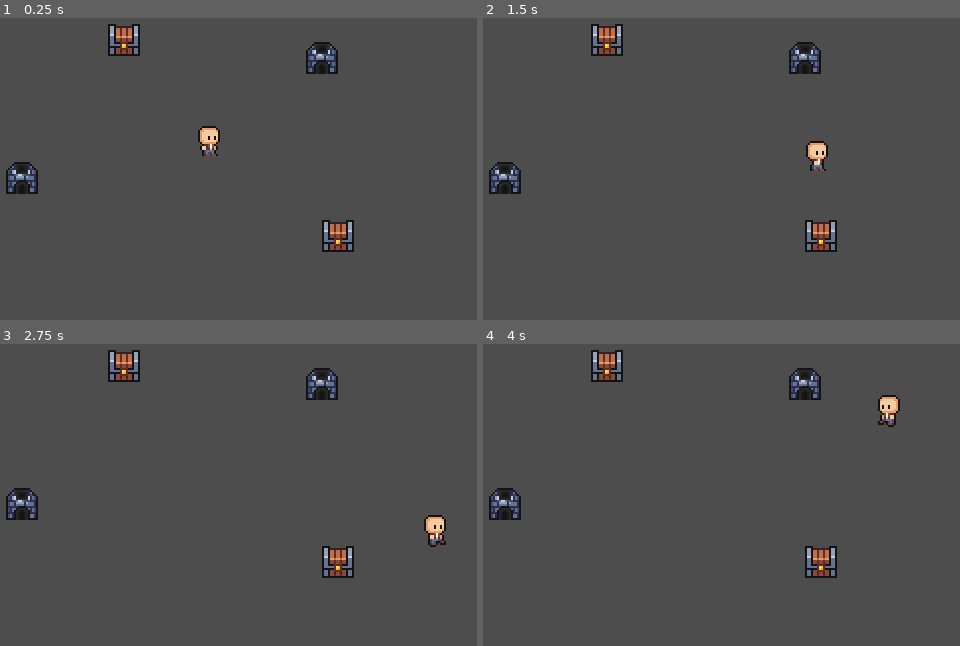
Above: before the commit, frames 1-4 (two rows, left to right).
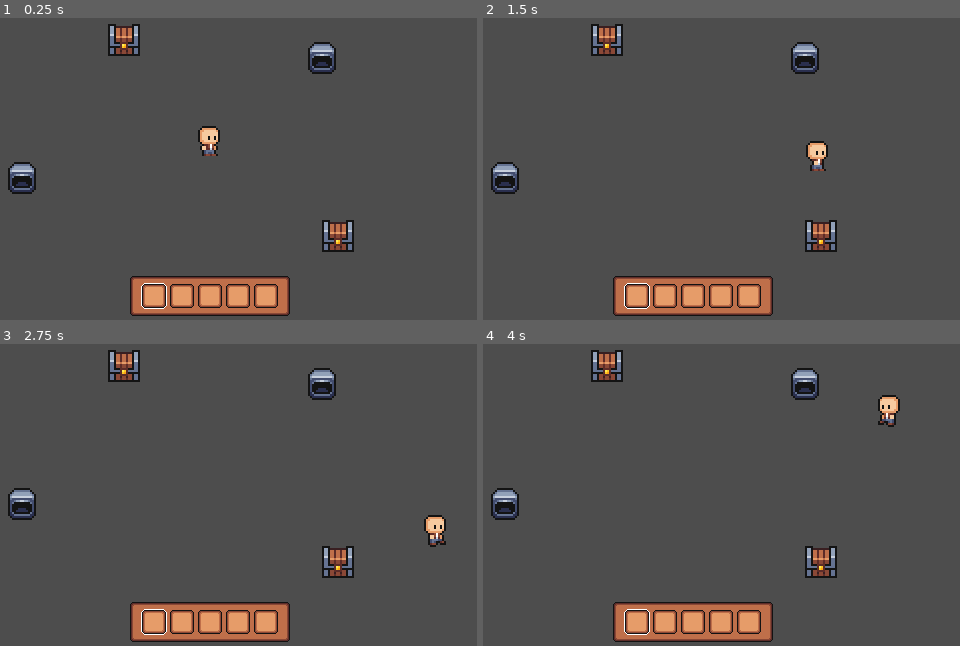
Above: after the commit, the same moments.

Repository: WaffleAWT/Godot-4.3-Slot-Based-Inventory
Game: Godot game, scene res://Entities/Stages/Prototype/prototype.tscn
Same seed, same stepped clock (60 frames per second), same inputs: the game is played once before the commit and once after it. The project has no main scene, so this scene is started directly.
Inputs (mouse positions are in pixels of both pictures, inside the frame that each line leads up to):
- Up to frame 1 (0.25 s): no input
- Up to frame 2 (1.5 s): tap Enter at 0.5 s; hold D (move_right) 0.53-1.28 s; tap 1 (1, bound only after the commit) at 0.6 s; click (692, 138) at 0.67 s; tap 2 (2, bound only after the commit) at 0.8, 1.35 s; move the mouse to (564, 156) at 1.27 s; hold S (move_down) from 1.28 s (still down)
- Up to frame 3 (2.75 s): tap 3 (3, bound only after the commit) at 1.55, 2.1 s; move the mouse to (271, 386) at 2.02 s; release S (move_down) at 2.03 s; hold D (move_right) from 2.03 s (still down); tap 4 (4, bound only after the commit) at 2.3 s
- Up to frame 4 (4 s): move the mouse to (659, 537) at 2.77 s; release D (move_right) at 2.78 s; hold W (move_up) 2.78-3.53 s; tap 4 (4, bound only after the commit) at 2.85 s; click (659, 537) at 2.92 s; tap 5 (5, bound only after the commit) at 3.05, 3.6 s; move the mouse to (883, 519) at 3.52 s; hold A (move_left) from 3.53 s (still down); tap 1 (1, bound only after the commit) at 3.8 s

The runs differ from the first frame. In frame 1, 5.5% of the frame differs, in the area x 1-71%, y 8-99%; in frame 2, 5.5%; in frame 3, 5.5%; in frame 4, 5.5%.

Commit message:
added furnace animations and a hotbar

Diff:
--- a/Entities/Foraging/Furnace/furnace.tscn
+++ b/Entities/Foraging/Furnace/furnace.tscn
@@ -8,9 +8,21 @@
 atlas = ExtResource("1_n5xnn")
 region = Rect2(0, 0, 16, 16)
 
-[sub_resource type="AtlasTexture" id="AtlasTexture_fj885"]
+[sub_resource type="AtlasTexture" id="AtlasTexture_5i7tf"]
 atlas = ExtResource("1_n5xnn")
-region = Rect2(0, 0, 16, 16)
+region = Rect2(16, 0, 16, 16)
+
+[sub_resource type="AtlasTexture" id="AtlasTexture_fsgb6"]
+atlas = ExtResource("1_n5xnn")
+region = Rect2(32, 0, 16, 16)
+
+[sub_resource type="AtlasTexture" id="AtlasTexture_vco4k"]
+atlas = ExtResource("1_n5xnn")
+region = Rect2(48, 0, 16, 16)
+
+[sub_resource type="AtlasTexture" id="AtlasTexture_ggm1p"]
+atlas = ExtResource("1_n5xnn")
+region = Rect2(64, 0, 16, 16)
 
 [sub_resource type="SpriteFrames" id="SpriteFrames_1icuu"]
 animations = [{
@@ -24,7 +36,16 @@
 }, {
 "frames": [{
 "duration": 1.0,
-"texture": SubResource("AtlasTexture_fj885")
+"texture": SubResource("AtlasTexture_5i7tf")
+}, {
+"duration": 1.0,
+"texture": SubResource("AtlasTexture_fsgb6")
+}, {
+"duration": 1.0,
+"texture": SubResource("AtlasTexture_vco4k")
+}, {
+"duration": 1.0,
+"texture": SubResource("AtlasTexture_ggm1p")
 }],
 "loop": true,
 "name": &"working",
@@ -33,6 +54,47 @@
 
 [sub_resource type="RectangleShape2D" id="RectangleShape2D_q0ggv"]
 size = Vector2(16, 16)
+
+[sub_resource type="Animation" id="Animation_guj86"]
+resource_name = "idle"
+length = 0.1
+step = 0.1
+tracks/0/type = "value"
+tracks/0/imported = false
+tracks/0/enabled = true
+tracks/0/path = NodePath("AnimatedSprite2D:scale")
+tracks/0/interp = 1
+tracks/0/loop_wrap = true
+tracks/0/keys = {
+"times": PackedFloat32Array(0),
+"transitions": PackedFloat32Array(1),
+"update": 0,
+"values": [Vector2(1, 1)]
+}
+
+[sub_resource type="Animation" id="Animation_e7637"]
+resource_name = "working"
+length = 0.8
+loop_mode = 1
+step = 0.1
+tracks/0/type = "value"
+tracks/0/imported = false
+tracks/0/enabled = true
+tracks/0/path = NodePath("AnimatedSprite2D:scale")
+tracks/0/interp = 2
+tracks/0/loop_wrap = true
+tracks/0/keys = {
+"times": PackedFloat32Array(0, 0.4, 0.8),
+"transitions": PackedFloat32Array(1, 1, 1),
+"update": 0,
+"values": [Vector2(1, 1), Vector2(0.9, 1.1), Vector2(1, 1)]
+}
+
+[sub_resource type="AnimationLibrary" id="AnimationLibrary_3ky5y"]
+_data = {
+"idle": SubResource("Animation_guj86"),
+"working": SubResource("Animation_e7637")
+}
 
 [node name="Furnace" type="StaticBody2D" node_paths=PackedStringArray("animator") groups=["external_inventory_owner"]]
 collision_layer = 5
@@ -50,3 +112,9 @@
 [node name="CollisionShape2D" type="CollisionShape2D" parent="."]
 visible = false
 shape = SubResource("RectangleShape2D_q0ggv")
+
+[node name="AnimationPlayer" type="AnimationPlayer" parent="."]
+libraries = {
+"": SubResource("AnimationLibrary_3ky5y")
+}
+autoplay = "idle"
--- a/Entities/Foraging/external_inventory.gd
+++ b/Entities/Foraging/external_inventory.gd
@@ -6,6 +6,7 @@
 
 var inventories_container
 var inventory
+var work_animator : AnimationPlayer
 
 func _ready() -> void:
 	inventories_container = get_tree().get_first_node_in_group("inventories_container")
@@ -16,12 +17,20 @@
 
 	if type == 1:
 		inventory.work_updated.connect(work_updated)
+		for child in get_children():
+			if child is AnimationPlayer:
+				work_animator = child
+				break
 
 func work_updated(working : bool) -> void:
 	if working:
 		animator.play("working")
+		if work_animator:
+			work_animator.play("working")
 	else:
 		animator.play("idle")
+		if work_animator:
+			work_animator.play("idle")
 
 func toggle_inventory() -> void:
 	if inventory.visible:
--- /dev/null
+++ b/Entities/Inventory/Data/Hotbar/hotbar_inventory.gd
@@ -0,0 +1,50 @@
+extends PanelContainer
+
+@onready var slot_1 : PanelContainer = $HBoxContainer/Slot
+@onready var slot_2 : PanelContainer = $HBoxContainer/Slot2
+@onready var slot_3 : PanelContainer = $HBoxContainer/Slot3
+@onready var slot_4 : PanelContainer = $HBoxContainer/Slot4
+@onready var slot_5 : PanelContainer = $HBoxContainer/Slot5
+@onready var highlight : Sprite2D = $Highlight
+
+func _ready() -> void:
+	owner.player.active_item = slot_1.item
+	highlight.offset.x = 0.0
+
+func _input(event : InputEvent) -> void:
+	if event is InputEventKey:
+		if Input.is_action_just_pressed("1") and slot_1.item:
+			owner.player.active_item = slot_1.item
+			highlight.offset.x = 0.0
+		if Input.is_action_just_pressed("2") and slot_2.item:
+			owner.player.active_item = slot_2.item
+			highlight.offset.x = 28.0
+		if Input.is_action_just_pressed("3") and slot_3.item:
+			owner.player.active_item = slot_3.item
+			highlight.offset.x = 56.0
+		if Input.is_action_just_pressed("4") and slot_4.item:
+			owner.player.active_item = slot_4.item
+			highlight.offset.x = 84.0
+		if Input.is_action_just_pressed("5") and slot_5.item:
+			owner.player.active_item = slot_5.item
+			highlight.offset.x = 112.0
+
+func slot_updated(slot) -> void:
+	match slot:
+		slot_1:
+			if highlight.offset.x == 0.0:
+				owner.player.active_item = slot_1.item
+		slot_2:
+			if highlight.offset.x == 28.0:
+				owner.player.active_item = slot_2.item
+		slot_3:
+			if highlight.offset.x == 56.0:
+				owner.player.active_item = slot_3.item
+		slot_4:
+			if highlight.offset.x == 84.0:
+				owner.player.active_item = slot_4.item
+		slot_5:
+			if highlight.offset.x == 112.0:
+				owner.player.active_item = slot_5.item
+		_:
+			pass
--- /dev/null
+++ b/Entities/Inventory/Data/Hotbar/hotbar_inventory.tscn
@@ -0,0 +1,67 @@
+[gd_scene load_steps=9 format=3 uid="uid://ckw4apwvnbhys"]
+
+[ext_resource type="FontFile" uid="uid://ctu384ddnwdbu" path="res://Assets/Fonts/MinimalPixelFont.ttf" id="1_ui2oy"]
+[ext_resource type="Texture2D" uid="uid://2vw5bmi25yrv" path="res://Entities/Inventory/Art/Rect.png" id="2_vad5i"]
+[ext_resource type="Script" path="res://Entities/Inventory/Data/Hotbar/hotbar_inventory.gd" id="3_qrsus"]
+[ext_resource type="PackedScene" uid="uid://ypv0tgiuyttb" path="res://Entities/Slots/slot.tscn" id="4_1ebcs"]
+[ext_resource type="Texture2D" uid="uid://2yujumg0tdlj" path="res://Entities/Inventory/Data/Hotbar/Art/Slot Highlight.png" id="5_uej1a"]
+
+[sub_resource type="Theme" id="Theme_dfgcx"]
+default_font = ExtResource("1_ui2oy")
+default_font_size = 16
+
+[sub_resource type="StyleBoxTexture" id="StyleBoxTexture_0l0b1"]
+texture = ExtResource("2_vad5i")
+texture_margin_left = 4.0
+texture_margin_top = 4.0
+texture_margin_right = 4.0
+texture_margin_bottom = 4.0
+
+[sub_resource type="StyleBoxEmpty" id="StyleBoxEmpty_75aoj"]
+
+[node name="HotbarInventory" type="PanelContainer"]
+offset_right = 40.0
+offset_bottom = 40.0
+theme = SubResource("Theme_dfgcx")
+theme_override_styles/panel = SubResource("StyleBoxTexture_0l0b1")
+script = ExtResource("3_qrsus")
+
+[node name="HBoxContainer" type="HBoxContainer" parent="."]
+layout_mode = 2
+size_flags_horizontal = 4
+size_flags_vertical = 4
+alignment = 1
+
+[node name="VSeparator" type="VSeparator" parent="HBoxContainer"]
+layout_mode = 2
+theme_override_styles/separator = SubResource("StyleBoxEmpty_75aoj")
+
+[node name="Slot" parent="HBoxContainer" instance=ExtResource("4_1ebcs")]
+layout_mode = 2
+
+[node name="Slot2" parent="HBoxContainer" instance=ExtResource("4_1ebcs")]
+layout_mode = 2
+
+[node name="Slot3" parent="HBoxContainer" instance=ExtResource("4_1ebcs")]
+layout_mode = 2
+
+[node name="Slot4" parent="HBoxContainer" instance=ExtResource("4_1ebcs")]
+layout_mode = 2
+
+[node name="Slot5" parent="HBoxContainer" instance=ExtResource("4_1ebcs")]
+layout_mode = 2
+
+[node name="VSeparator2" type="VSeparator" parent="HBoxContainer"]
+layout_mode = 2
+theme_override_styles/separator = SubResource("StyleBoxEmpty_75aoj")
+
+[node name="Highlight" type="Sprite2D" parent="."]
+position = Vector2(11, 7)
+texture = ExtResource("5_uej1a")
+centered = false
+
+[connection signal="slot_updated" from="HBoxContainer/Slot" to="." method="slot_updated"]
+[connection signal="slot_updated" from="HBoxContainer/Slot2" to="." method="slot_updated"]
+[connection signal="slot_updated" from="HBoxContainer/Slot3" to="." method="slot_updated"]
+[connection signal="slot_updated" from="HBoxContainer/Slot4" to="." method="slot_updated"]
+[connection signal="slot_updated" from="HBoxContainer/Slot5" to="." method="slot_updated"]
--- a/Entities/Player/player.gd
+++ b/Entities/Player/player.gd
@@ -6,9 +6,13 @@
 
 @export var animator : AnimatedSprite2D
 @export var interaction_area : Area2D
-@export var inventory : PanelContainer
 
 var target
+var inventory : PanelContainer
+var active_item : Item : set = set_active_item
+
+func _ready() -> void:
+	inventory = get_tree().get_first_node_in_group("player_inventory")
 
 func _physics_process(delta : float) -> void:
 	var input_vector : Vector2 = Input.get_vector("move_left", "move_right", "move_up", "move_down").normalized()
@@ -41,6 +45,13 @@
 				if not inventory.visible and target.inventory.visible:
 					toggle_inventory()
 
+func set_active_item(value : Item) -> void:
+	active_item = value
+	if active_item:
+		pass
+	else:
+		pass
+
 func toggle_inventory() -> void:
 	inventory.toggle_inventory()
 
--- a/Entities/Slots/slot.gd
+++ b/Entities/Slots/slot.gd
@@ -1,4 +1,6 @@
 extends PanelContainer
+
+signal slot_updated(slot)
 
 const MAX_STACK_SIZE : int = 25
 
@@ -58,7 +60,7 @@
 		grab_item()
 
 func grab_item() -> void:
-	if type == 1 and owner.smelting_in_progress:
+	if type == 1 and owner.working:
 		return
 
 	item_tooltip.hide()
@@ -152,6 +154,8 @@
 		item_texture.hide()
 		quantity_label.hide()
 
+	slot_updated.emit(self)
+
 func slots_do_match() -> bool:
 	match type:
 		0:
--- a/Entities/Stages/Prototype/prototype.tscn
+++ b/Entities/Stages/Prototype/prototype.tscn
@@ -13,6 +13,7 @@
 [ext_resource type="Resource" uid="uid://br6686r0bhnoe" path="res://Entities/Items/Data/Fuel/wood.tres" id="11_q5a5i"]
 [ext_resource type="Resource" uid="uid://dvcivqcvswde8" path="res://Entities/Items/Data/Generic/gold.tres" id="12_0xg3m"]
 [ext_resource type="Resource" uid="uid://bdgrykn7hgve7" path="res://Entities/Items/Data/Smeltable/emerald_ore.tres" id="13_oae11"]
+[ext_resource type="PackedScene" uid="uid://ckw4apwvnbhys" path="res://Entities/Inventory/Data/Hotbar/hotbar_inventory.tscn" id="14_6tucd"]
 [ext_resource type="PackedScene" uid="uid://ujkd2gq3ti4n" path="res://Entities/Slots/grabbed_item_slot.tscn" id="14_d5865"]
 [ext_resource type="PackedScene" uid="uid://b8f51ypilr6t4" path="res://Entities/Items/item_tooltip.tscn" id="15_kmgqb"]
 [ext_resource type="Script" path="res://Entities/Items/item_tooltip.gd" id="16_1jut3"]
@@ -35,9 +36,8 @@
 [node name="Chest2" parent="." instance=ExtResource("3_xj86g")]
 position = Vector2(224, 138)
 
-[node name="Player" parent="." node_paths=PackedStringArray("inventory") instance=ExtResource("4_v4h34")]
+[node name="Player" parent="." instance=ExtResource("4_v4h34")]
 position = Vector2(160, 90)
-inventory = NodePath("../UI/ItemDropArea/Inventories/HBoxContainer/PlayerInventory")
 
 [node name="UI" type="CanvasLayer" parent="."]
 
@@ -81,7 +81,7 @@
 pivot_offset = Vector2(72, 52)
 alignment = 1
 
-[node name="PlayerInventory" parent="UI/ItemDropArea/Inventories/HBoxContainer" instance=ExtResource("6_hgn6o")]
+[node name="PlayerInventory" parent="UI/ItemDropArea/Inventories/HBoxContainer" groups=["player_inventory"] instance=ExtResource("6_hgn6o")]
 visible = false
 layout_mode = 2
 
@@ -115,6 +115,20 @@
 [node name="Slot10" parent="UI/ItemDropArea/Inventories/HBoxContainer/PlayerInventory/VBoxContainer/SlotsContainer" index="9"]
 item = ExtResource("13_oae11")
 
+[node name="HotbarInventory" parent="UI/ItemDropArea/Inventories" instance=ExtResource("14_6tucd")]
+layout_mode = 1
+anchors_preset = 7
+anchor_left = 0.5
+anchor_top = 1.0
+anchor_right = 0.5
+anchor_bottom = 1.0
+offset_left = -80.0
+offset_top = 46.0
+offset_right = 80.0
+offset_bottom = 86.0
+grow_horizontal = 2
+grow_vertical = 0
+
 [node name="GrabbedItemSlot" parent="UI" instance=ExtResource("14_d5865")]
 visible = false
 
--- a/project.godot
+++ b/project.godot
@@ -11,6 +11,7 @@
 [application]
 
 config/name="Slot Based Inventory"
+config/tags=PackedStringArray("completed", "projects")
 config/features=PackedStringArray("4.3", "GL Compatibility")
 config/icon="res://icon.svg"
 
@@ -18,7 +19,6 @@
 
 window/size/viewport_width=320
 window/size/viewport_height=180
-window/size/mode=3
 window/size/window_width_override=1280
 window/size/window_height_override=720
 window/stretch/mode="canvas_items"
@@ -61,6 +61,31 @@
 "events": [Object(InputEventKey,"resource_local_to_scene":false,"resource_name":"","device":-1,"window_id":0,"alt_press …(195 unchanged characters)…
 ]
 }
+1={
+"deadzone": 0.5,
+"events": [Object(InputEventKey,"resource_local_to_scene":false,"resource_name":"","device":-1,"window_id":0,"alt_pressed":false,"shift_pressed":false,"ctrl_pressed":false,"meta_pressed":false,"pressed":false,"keycode":0,"physical_keycode":49,"key_label":0,"unicode":49,"location":0,"echo":false,"script":null)
+]
+}
+2={
+"deadzone": 0.5,
+"events": [Object(InputEventKey,"resource_local_to_scene":false,"resource_name":"","device":-1,"window_id":0,"alt_pressed":false,"shift_pressed":false,"ctrl_pressed":false,"meta_pressed":false,"pressed":false,"keycode":0,"physical_keycode":50,"key_label":0,"unicode":50,"location":0,"echo":false,"script":null)
+]
+}
+3={
+"deadzone": 0.5,
+"events": [Object(InputEventKey,"resource_local_to_scene":false,"resource_name":"","device":-1,"window_id":0,"alt_pressed":false,"shift_pressed":false,"ctrl_pressed":false,"meta_pressed":false,"pressed":false,"keycode":0,"physical_keycode":51,"key_label":0,"unicode":51,"location":0,"echo":false,"script":null)
+]
+}
+4={
+"deadzone": 0.5,
+"events": [Object(InputEventKey,"resource_local_to_scene":false,"resource_name":"","device":-1,"window_id":0,"alt_pressed":false,"shift_pressed":false,"ctrl_pressed":false,"meta_pressed":false,"pressed":false,"keycode":0,"physical_keycode":52,"key_label":0,"unicode":52,"location":0,"echo":false,"script":null)
+]
+}
+5={
+"deadzone": 0.5,
+"events": [Object(InputEventKey,"resource_local_to_scene":false,"resource_name":"","device":-1,"window_id":0,"alt_pressed":false,"shift_pressed":false,"ctrl_pressed":false,"meta_pressed":false,"pressed":false,"keycode":0,"physical_keycode":53,"key_label":0,"unicode":53,"location":0,"echo":false,"script":null)
+]
+}
 
 [layer_names]
 
Binary file changed: Entities/Foraging/Furnace/Art/Furnace.png
Not shown: 1 places in Entities/Foraging/Furnace/furnace.tscn that only renumber resources
Binary file added: Entities/Inventory/Data/Hotbar/Art/Slot Highlight.png
Not shown, added: Entities/Inventory/Data/Hotbar/Art/Slot Highlight.png.import
Not shown: 1 places in Entities/Stages/Prototype/prototype.tscn that only renumber resources
